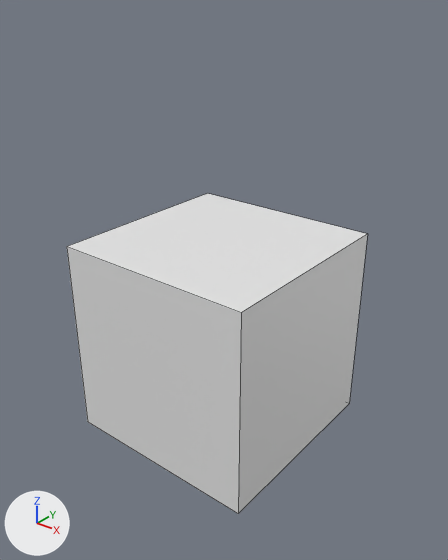
The FBX model Assets/Mesh/TVConsole.fbx: old version first, new version second.
Before and after are seen from a 50 mm lens placed at (3.4, -4.2, 3.2), pointed at (0.11, -0.09, 0.65). The lights are fixed; the arrows at lower left show +X, +Y and +Z. Mesh edges are drawn as thin lines.
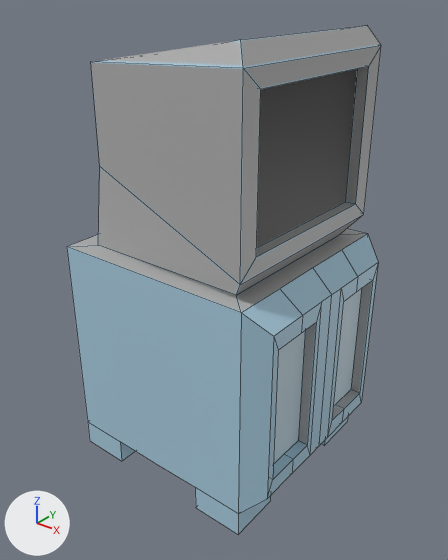
Edits to the bpy script that builds the scene:
```text
Add img_tvconsole_png:
    img_tvconsole_png = load_image('TVConsole.png', 'TVConsole.png', 1024, 1024, 'sRGB')
Change mat_material:
    remove mat_material.base_color = (0.8, 0.8, 0.8)  # white #e7e7e7
    add mat_material.texture = img_tvconsole_png  # with its transparency
Change me_cube:
    used by ob_cube; location = (0.0, 0.0, 0.0)
    remove me_cube.from_pydata(...)  # 8 vertices, 6 faces; spans x -1.0..1.0, y -1.0..1.0, z -1.0..1.0
    add me_cube.from_pydata(...)  # 110 vertices, 98 faces; spans x -1.0..1.2, y -1.0..1.0, z -1.25..2.85
    me_cube part 1
    6 faces are deleted
    45 vertices are added at x -1.0..1.2, y -1.0..1.0, z -1.25..2.85
    5 new vertices lie (0.0, 0.5, 0.0) away from vertices in x -1.0..1.0, y -1.0, z -1.25..1.0
    6 new vertices lie (0.5, 0.0, 0.0) away from vertices in x -1.0, y -1.0..1.0, z -1.25..-1.0
    7 new vertices lie (0.0, -0.5, 0.0) away from vertices in x -1.0..1.0, y 1.0, z -1.25..1.0
    8 new vertices lie (-0.5, 0.0, 0.0) away from vertices in x 1.0, y -1.0..1.0, z -1.25..-1.0
    5 new vertices lie (0.0, 0.5, 0.0) away from vertices in x -1.0..1.0, y -0.5, z -1.0..1.0
    5 new vertices lie (0.5, 0.0, 0.0) away from vertices in x -0.5, y -1.0..1.0, z -1.0
    16 new vertices lie (0.1, 0.0, 0.0) away from vertices in x 0.86..1.1, y -0.79..0.79, z -0.65..2.55
    5 new vertices lie (0.0, 0.0, 1.62) away from vertices in x 1.2, y -0.86..0.86, z -0.81
    98 new faces join them
```

Boxes [x1, y1, x2, y2] around the edits, measured in the pictures (448 x 560 px):
'Cube', surface changed, reshaped (grey to blue, 58% taller): before [67, 193, 367, 514]; after [67, 25, 381, 534]
